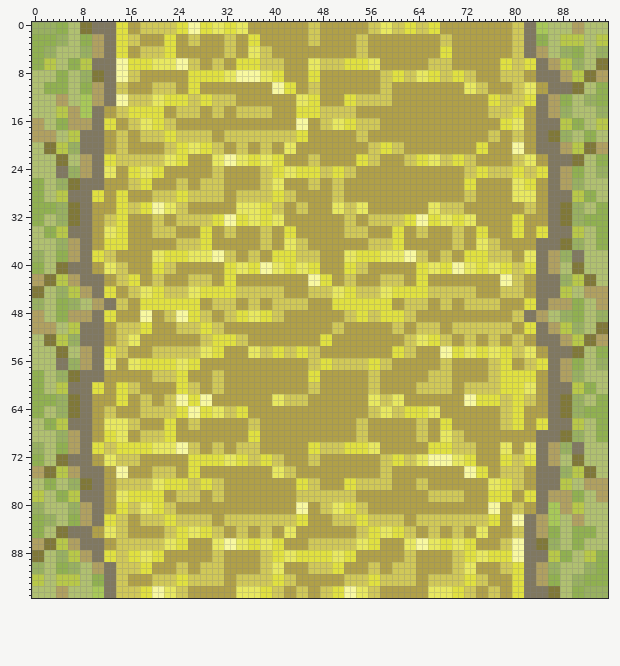
File history of a sprite sheet, src/game/images/tileR.png. The picture above was drawn from the file before the commit.
The file is 96x96 pixels.
Now the later version:
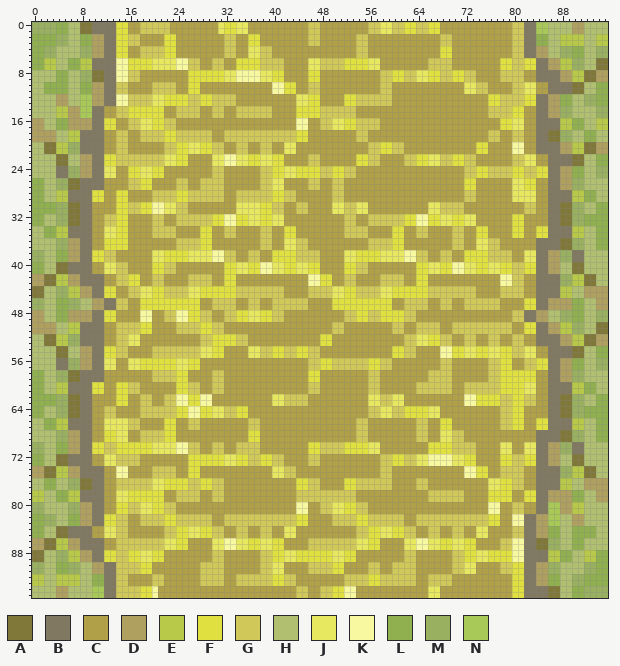
Palette (. is transparent): A #807838  B #807860  C #b0a048  D #b0a060  E #b8c848  F #e0e040  G #d0c858  H #b0c070  J #e8e860  K #f8f8a0  L #90b050  M #98b060  N #a8c858
Change:
y 0..1: x 23..30 GFFKKFFJ -> CCCCCCCC
y 2..3: x 26..27 GG -> CC
y 90..91: x 24..25 GG -> CC
y 92..93: x 22..27 GGFFGG -> CCCCCC; x 70..75 GGFFGG -> CCCCCC
y 94..95: x 21..25 KJJGG -> CCCCC; x 34..41 JJJJFFGG -> CCCCCCCC; x 54..57 JJGG -> CCCC; x 68..73 JJFFGG -> CCCCCC; x 76..77 GG -> CC
Pixel boxes of the changes (left, top, right, bottom) in both pictures:
changed: (170, 22, 218, 46)
changed: (158, 562, 200, 598)
changed: (440, 574, 500, 598)
changed: (236, 586, 284, 598)
changed: (356, 586, 380, 598)
